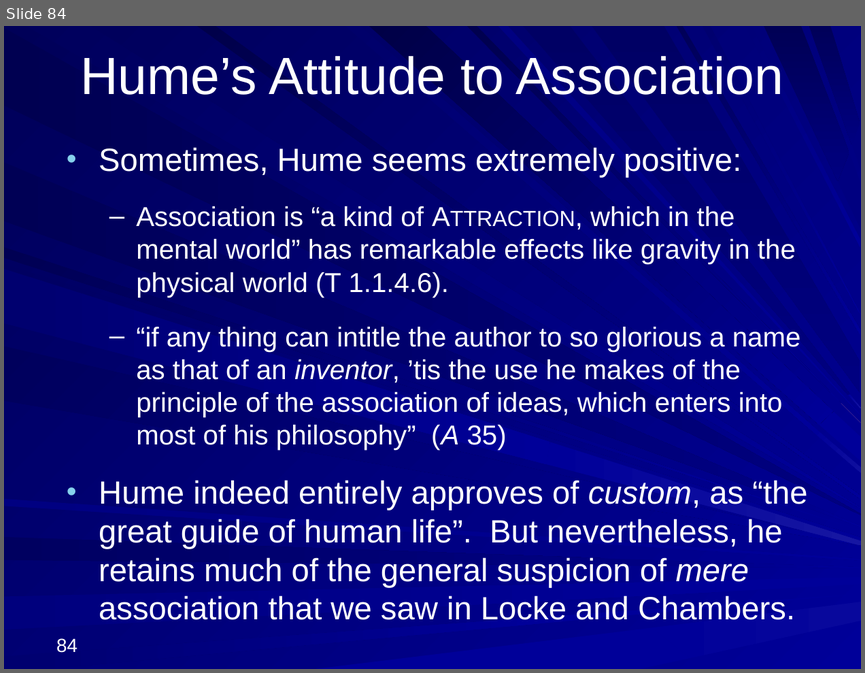
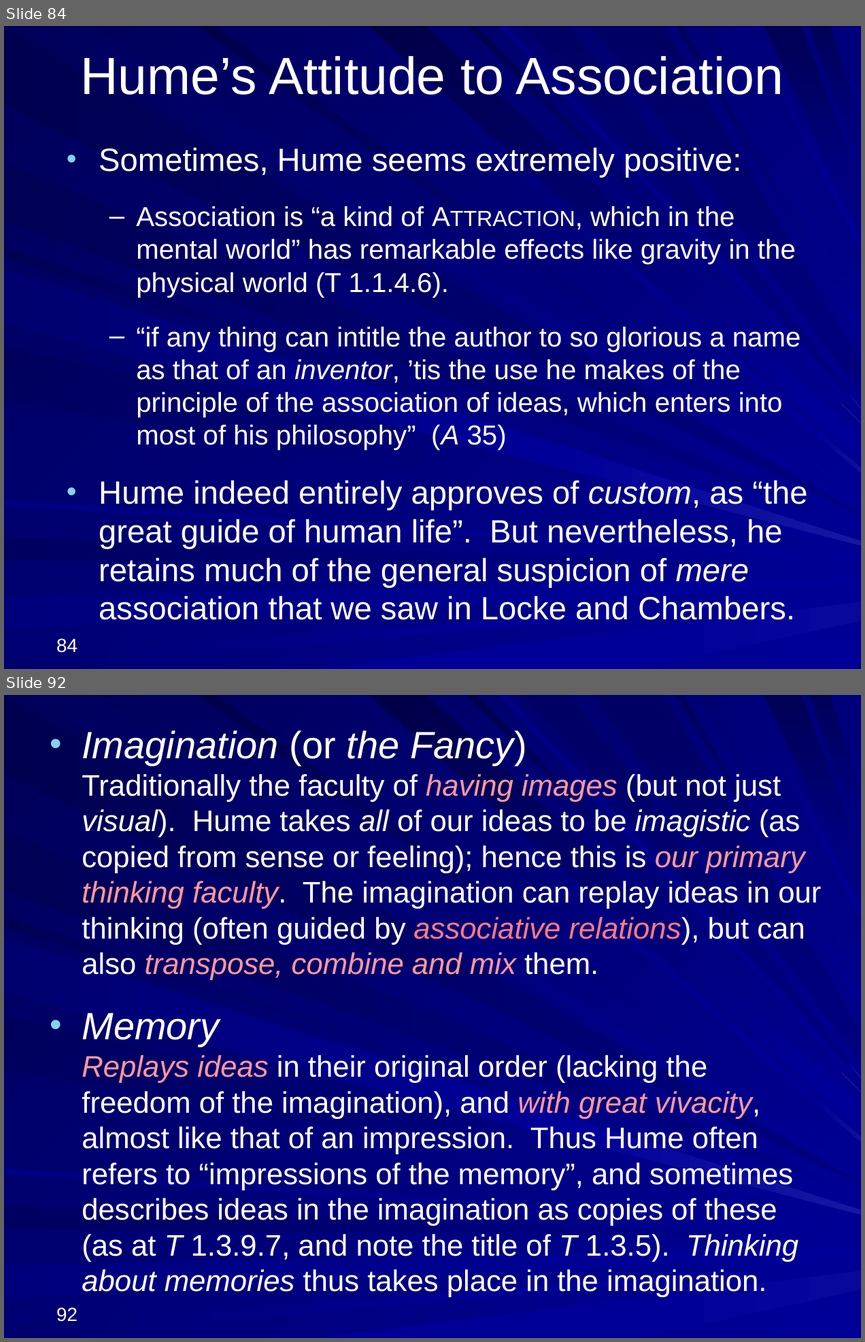
Before and after one commit to englishphilosophy/hume-texts-online, a slide deck: teaching/lectures/2025_Hume_MT_current.pptx. Shown one above the other, each under a label of ours: slide 84 before the commit, slides 84 and 92 after it; the slides between them are not shown. The pictures are 865x673 and 865x1342 pixels, drawn with LibreOffice and Linux fonts; fonts in the diff are those of the drawing. Boxes give left, top, right and bottom in pixels: in the first picture for what was removed or moved away, otherwise in the second. Text is boxed around its words. In the diff, an @@ line names an element or a change of style, - is before the commit and + after.

Commit message:
Lecture 3 upload

```diff
--- a/teaching/lectures/2025_Hume_MT_current.pptx
+++ b/teaching/lectures/2025_Hume_MT_current.pptx
@@ slide 92 added at (4, 695, 861, 1338), background gradient #000078 to #000099; not listed: 37 template elements that a slide beside it also shows @@
@@ text added at (82, 730, 821, 1297), 25 pt, text #FFFFFF @@
+• Imagination (or the Fancy)
+  Traditionally the faculty of having images (but not just visual). Hume takes all of our ideas to be imagistic (as copied from sense or feeling); hence this is our primary thinking faculty. The imagination can replay ideas in our thinking (often guided by associative relations), but can also transpose, combine and mix them.
+• Memory
+  Replays ideas in their original order (lacking the freedom of the imagination), and with great vivacity, almost like that of an impression. Thus Hume often refers to “impressions of the memory”, and sometimes describes ideas in the imagination as copies of these (as at T 1.3.9.7, and note the title of T 1.3.5). Thinking about memories thus takes place in the imagination.
@@ page number added at (56, 1307, 77, 1321), 16 pt, text #FFFFFF @@
+92
```
Also in this commit, not shown: 47 other slides added, 3 other files.
